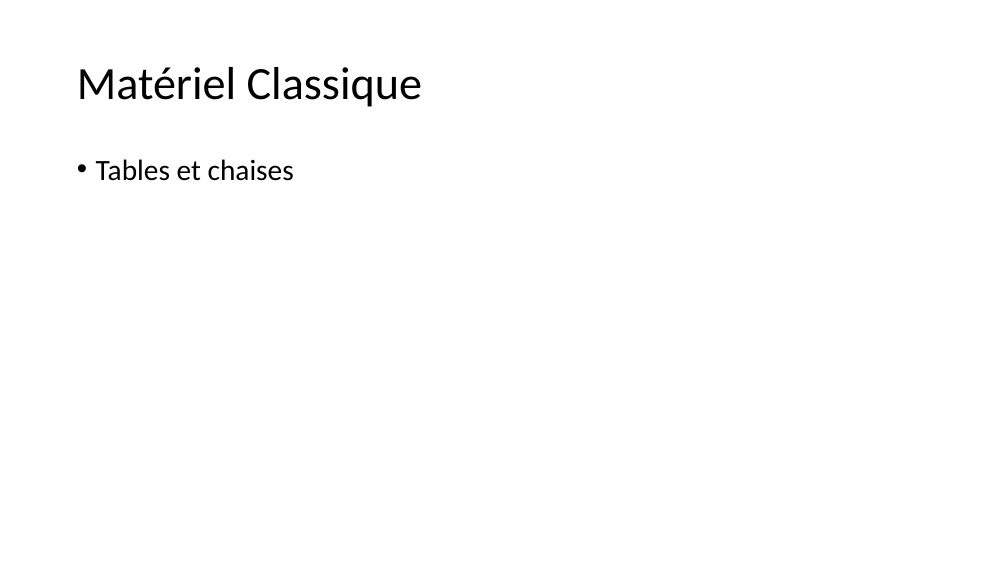
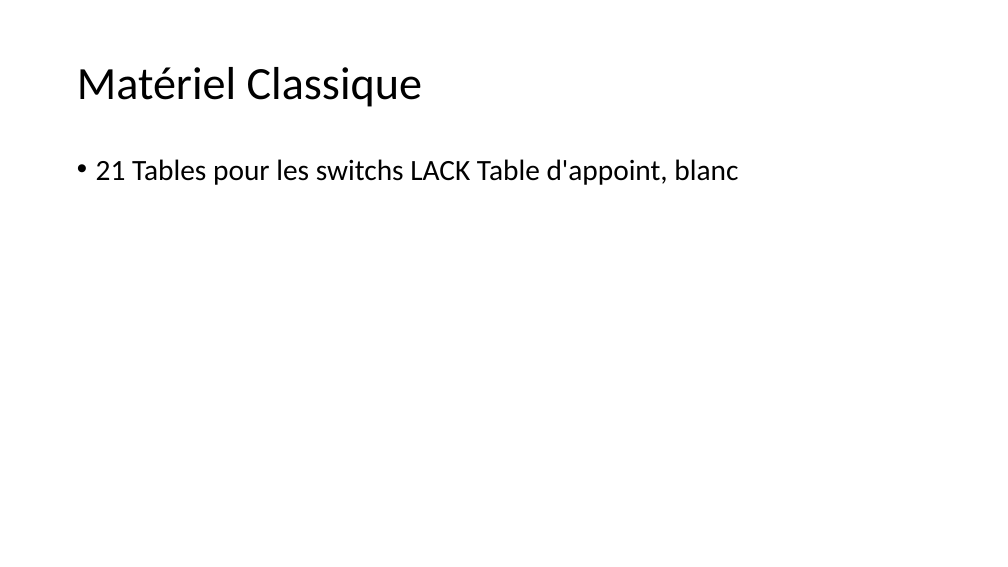
Before and after one commit to Exia-Jellyfish/UE-2-Ces-Esport-GRP1, a slide deck: slide 5 of Projet_Réseau/Projet 2.pptx. Drawn at 1008x567 pixels with LibreOffice and Linux fonts; fonts in the diff are those of the drawing. Boxes give left, top, right and bottom in pixels: in the first picture for what was removed or moved away, otherwise in the second. Text is boxed around its words. In the diff, an @@ line names an element or a change of style, - is before the commit and + after.

```diff
--- a/Projet_Réseau/Projet 2.pptx
+++ b/Projet_Réseau/Projet 2.pptx
@@ text at <box>96,159,738,185</box>: text changed @@
-• Tables et chaises
+• 21 Tables pour les switchs LACK Table d'appoint, blanc
```
Also in this commit, not shown: 2 other slides changed.
